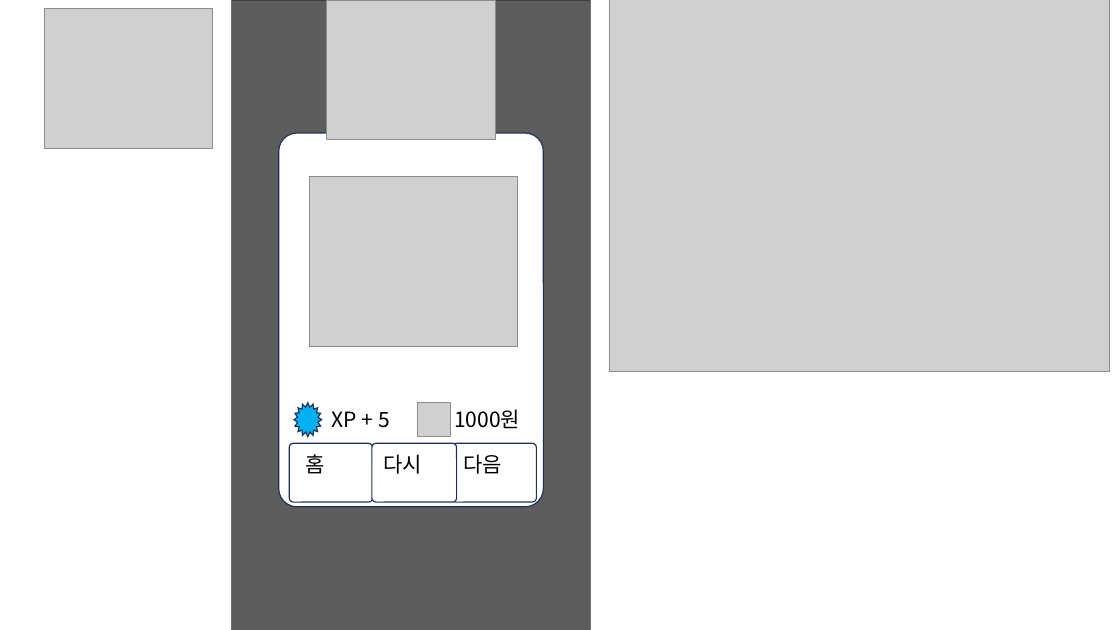
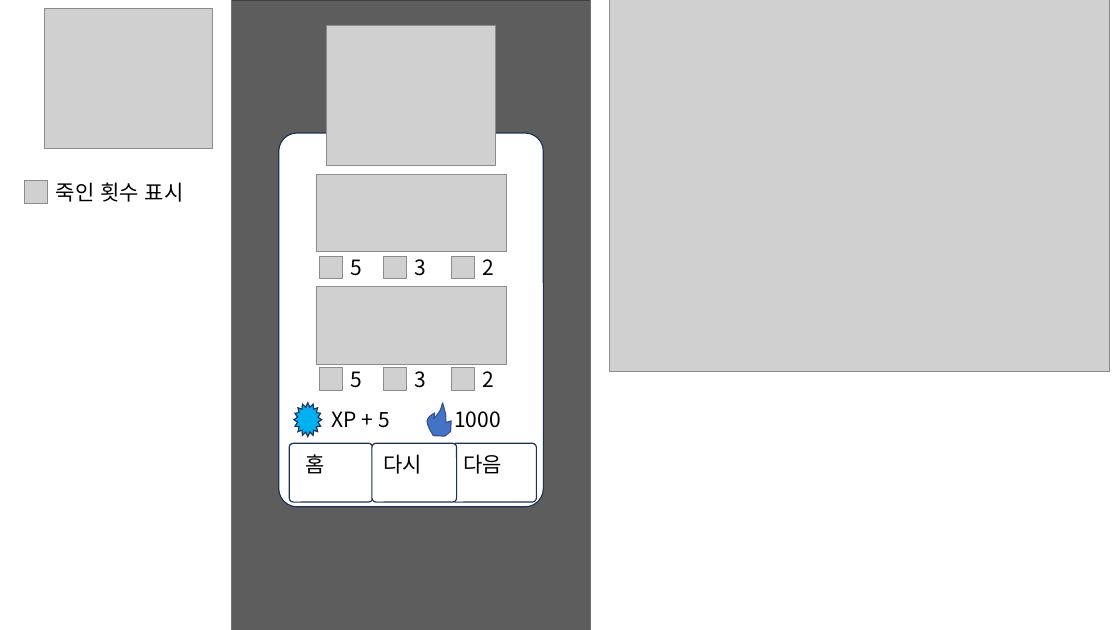
Before and after one commit to david0305mc/TowerDefense, a slide deck: slide 2 of 게임잼 유아이.pptx. Drawn at 1120x630 pixels with LibreOffice and Linux fonts; fonts in the diff are those of the drawing; grey boxes stand for pictures. Boxes give left, top, right and bottom in pixels: in the first picture for what was removed or moved away, otherwise in the second. Text is boxed around its words. In the diff, an @@ line names an element or a change of style, - is before the commit and + after.

```diff
--- a/게임잼 유아이.pptx
+++ b/게임잼 유아이.pptx
@@ picture: place and size @@
-picture at box(327, 0, 495, 140)
+picture at box(327, 25, 495, 166)
@@ picture: place and size @@
-picture at box(309, 176, 518, 347)
+picture at box(316, 175, 507, 252)
@@ picture added at box(25, 181, 48, 203) @@
@@ text added at box(56, 182, 184, 202), 18 pt, text #000000 @@
+죽인 횟수 표시
@@ group added at box(319, 256, 494, 279): 3 texts, 3 pictures @@
+5
+3
+2
@@ picture added at box(316, 287, 507, 364) @@
@@ group added at box(319, 367, 494, 390): 3 texts, 3 pictures @@
+5
+3
+2
@@ picture removed at box(417, 403, 450, 437) @@
@@ freeform shape added at box(427, 403, 451, 436), fill #4472C4, outline #325491 1 pt @@
@@ text at box(454, 411, 501, 428): text changed @@
-1000원
+1000
```
Also in this commit, not shown: 1 other slide changed, 1 slide added, 1 slide removed.
